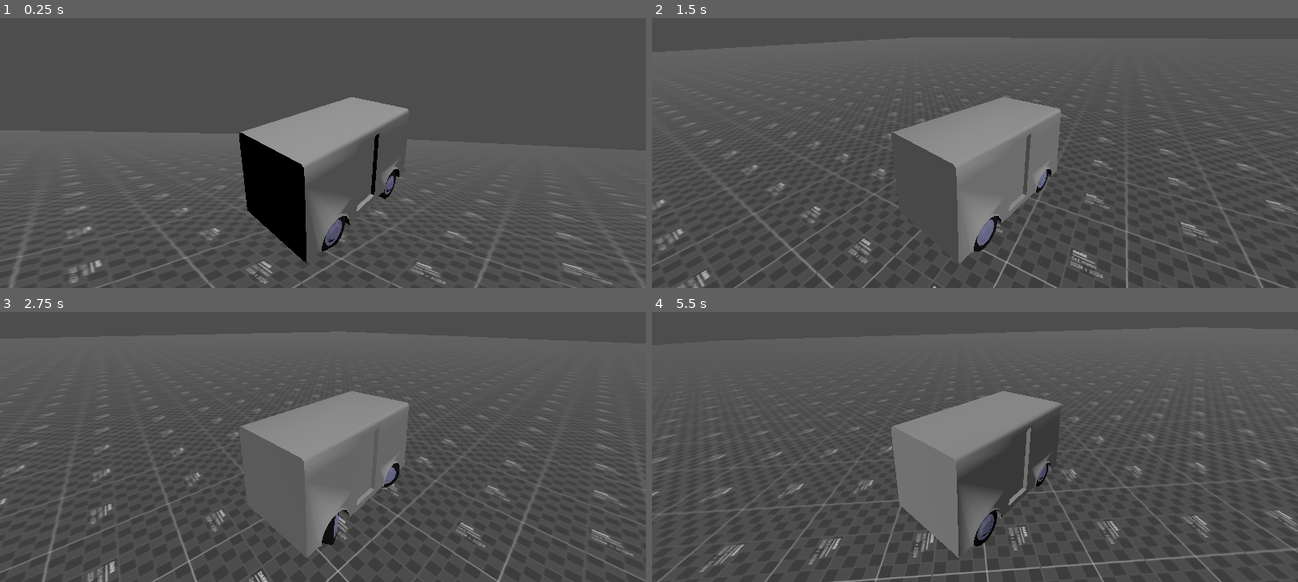
Above: before the commit, frames 1-4 (two rows, left to right).
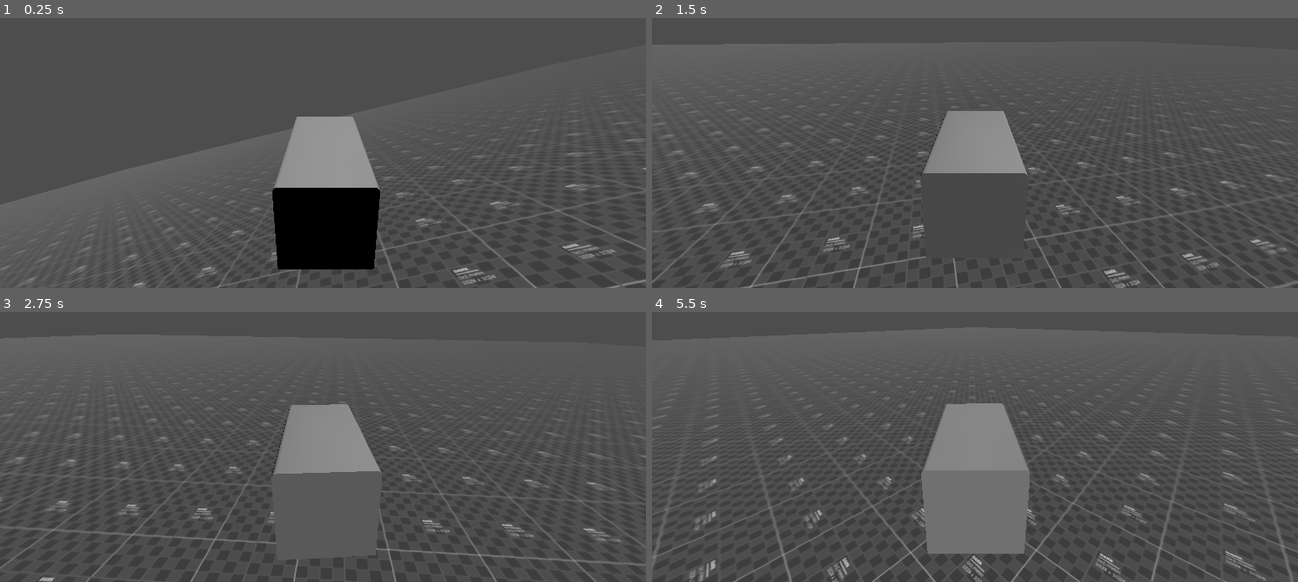
Above: after the commit, the same moments.

Repository: dairycultist/bus-game
Game: Godot game, scene res://scene.tscn
The game is run twice, just before and just after one commit, with the same random seed, the same clock (stepped at 60 frames per second) and the same inputs.
Inputs:
- Up to frame 1 (0.25 s): no input
- Up to frame 2 (1.5 s): hold Right (ui_right) 0.53-1.28 s; hold Down (ui_down) from 1.28 s (still down)
- Up to frame 3 (2.75 s): release Down (ui_down) at 2.03 s; hold Right (ui_right) from 2.03 s (still down)
- Up to frame 4 (5.5 s): release Right (ui_right) at 2.78 s; hold Up (ui_up) 2.78-3.53 s; hold Left (ui_left) 3.53-5.03 s; hold Down (ui_down) from 5.03 s (still down)

The runs differ from the first frame. In frame 1, 13% of the frame differs, in the area x 0-100%, y 28-100%; in frame 2, 10%; in frame 3, 9.1%; in frame 4, 12%.

Commit message:
Camera following

Diff:
--- /dev/null
+++ b/camera.gd
@@ -0,0 +1,12 @@
+extends Camera3D
+
+@export var target: Node3D
+@export var follow_speed: float = 10.0
+
+func _ready() -> void:
+	global_position = target.global_position
+	global_rotation = target.global_rotation
+
+func _process(delta: float) -> void:
+	global_position = lerp(global_position, target.global_position, delta * follow_speed)
+	global_basis = Basis(Quaternion(global_basis).slerp(Quaternion(target.global_basis), delta * follow_speed))
--- a/scene.tscn
+++ b/scene.tscn
@@ -1,5 +1,6 @@
-[gd_scene load_steps=9 format=3 uid="uid://dfspaxgwgkgqp"]
+[gd_scene load_steps=10 format=3 uid="uid://dfspaxgwgkgqp"]
 
+[ext_resource type="Script" uid="uid://30j8l33d21i1" path="res://camera.gd" id="1_m7jmp"]
 [ext_resource type="Texture2D" uid="uid://cehhwh13iv1au" path="res://debug.png" id="1_ulcgi"]
 [ext_resource type="Script" uid="uid://dpytpwwbk7if6" path="res://wheel.gd" id="2_nxogm"]
 [ext_resource type="ArrayMesh" uid="uid://v4cb2i4ank60" path="res://chassis.obj" id="2_u3cyc"]
@@ -20,12 +21,19 @@
 
 [node name="Node3D" type="Node3D"]
 
+[node name="Sun" type="DirectionalLight3D" parent="."]
+transform = Transform3D(0.338949, -0.813416, 0.472724, 0.134446, 0.53919, 0.831384, -0.931149, -0.218241, 0.292118, 0, 0, 0)
+
+[node name="Camera" type="Camera3D" parent="." node_paths=PackedStringArray("target")]
+script = ExtResource("1_m7jmp")
+target = NodePath("../Chassis/CameraTarget")
+
 [node name="Floor" type="StaticBody3D" parent="."]
 
-[node name="CollisionShape3D" type="CollisionShape3D" parent="Floor"]
+[node name="Collider" type="CollisionShape3D" parent="Floor"]
 shape = SubResource("WorldBoundaryShape3D_ulcgi")
 
-[node name="MeshInstance3D" type="MeshInstance3D" parent="Floor"]
+[node name="Mesh" type="MeshInstance3D" parent="Floor"]
 material_override = SubResource("StandardMaterial3D_nxogm")
 mesh = SubResource("QuadMesh_drvgu")
 skeleton = NodePath("../..")
@@ -34,8 +42,8 @@
 transform = Transform3D(0.970042, 0.240076, -0.0371786, -0.239598, 0.920151, -0.309703, -0.0401423, 0.309333, 0.950107, 0, 1.16309, 0)
 mass = 100.0
 
-[node name="Camera3D" type="Camera3D" parent="Chassis"]
-transform = Transform3D(0.738491, -0.196809, 0.644901, 0, 0.956453, 0.291888, -0.674264, -0.215556, 0.706331, 1.69432, 1.46767, 2.09409)
+[node name="CameraTarget" type="Node3D" parent="Chassis"]
+transform = Transform3D(1, -2.67188e-09, -8.16876e-10, 2.79397e-09, 0.956305, 0.292372, -6.10623e-16, -0.292372, 0.956305, 0, 1.73, 2.9)
 
 [node name="Collider" type="CollisionShape3D" parent="Chassis"]
 shape = SubResource("BoxShape3D_nxogm")
@@ -90,6 +98,3 @@
 transform = Transform3D(1, 0, 0, 0, 1, 0, 0, 0, 1, 0, 0.2, 0)
 mesh = ExtResource("3_3253y")
 skeleton = NodePath("")
-
-[node name="DirectionalLight3D" type="DirectionalLight3D" parent="."]
-transform = Transform3D(0.338949, -0.813416, 0.472724, 0.134446, 0.53919, 0.831384, -0.931149, -0.218241, 0.292119, 0, 0, 0)
Not shown, added: camera.gd.uid
